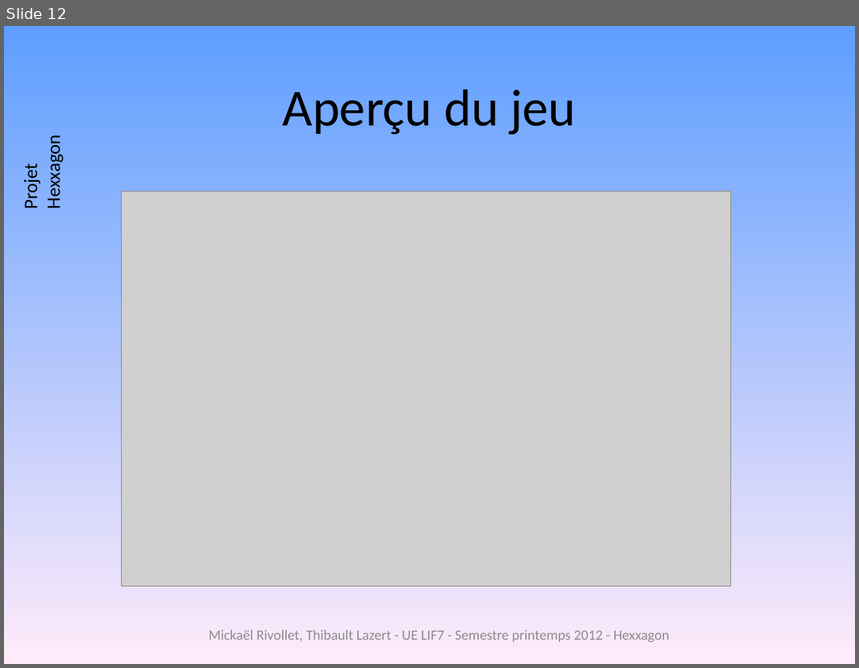
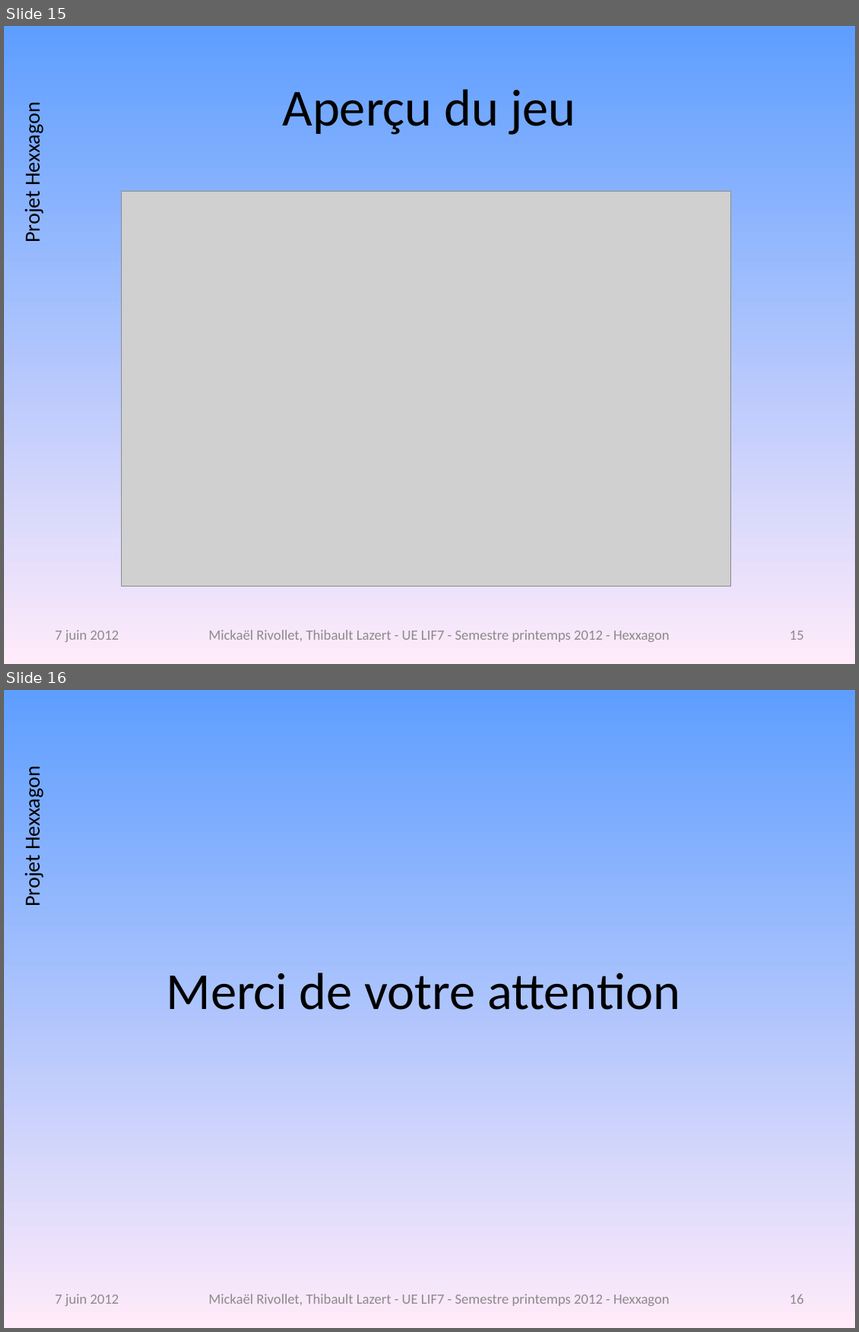
Before and after one commit to freeman1987/lazert-rivollet-lif7, a slide deck: projet/doc/diagrammecomplet.pptx. Shown one above the other, each under a label of ours: slide 12 before the commit, slides 15 and 16 after it. The pictures are 859x668 and 859x1332 pixels, drawn with LibreOffice and Linux fonts; fonts in the diff are those of the drawing; grey boxes stand for pictures; background and template pictures are left out. Boxes give left, top, right and bottom in pixels: in the first picture for what was removed or moved away, otherwise in the second. Text is boxed around its words. In the diff, an @@ line names an element or a change of style, - is before the commit and + after.

```diff
--- a/projet/doc/diagrammecomplet.pptx
+++ b/projet/doc/diagrammecomplet.pptx
@@ slide 16 added at [4,690,855,1328], background gradient #5E9EFF to #FFEBFA; not listed: 1 template element that a slide beside it also shows @@
@@ title added at [167,973,680,1010], 44 pt, text #000000 @@
+Merci de votre attention
@@ text added at [55,1294,119,1306], 12 pt, text #8C8C8C @@
+7 juin 2012
@@ text added at [208,1294,670,1306], 12 pt, text #8C8C8C @@
+Mickaël Rivollet, Thibault Lazert - UE LIF7 - Semestre printemps 2012 - Hexxagon
@@ page number added at [790,1294,804,1304], 12 pt, text #8B8B8B @@
+16
@@ what was slide 12 is now slide 15 @@
@@ slide 15 changed as well @@
@@ text "Projet Hexxagon" at [19,110,45,241]: size 16 to 18 pt @@
@@ text added at [55,630,119,642], 12 pt, text #8C8C8C @@
+7 juin 2012
@@ page number added at [790,631,804,640], 12 pt, text #8B8B8B @@
+15
```
Also in this commit, not shown: 11 other slides changed, 4 other slides added, 3 other files.
